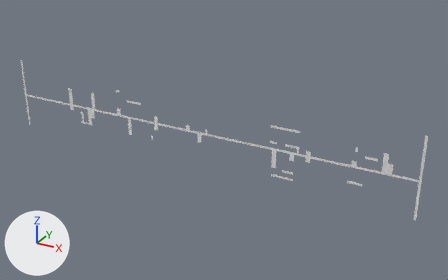
A saved change to the OBJ model Assets/Tiled2Unity/Meshes/Pietro_Medio_2_Mondo2_SenzaParteCentrale.obj.
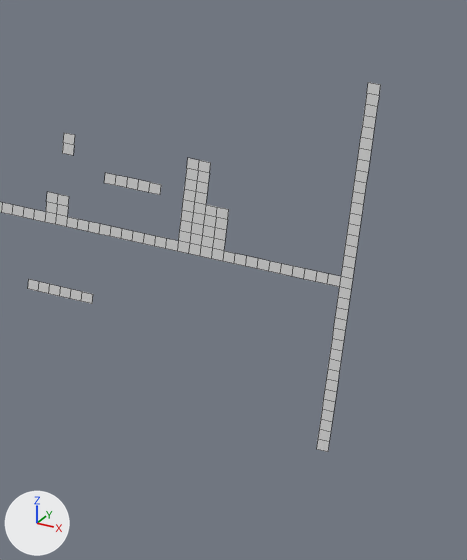
There are two pictures of each version: one whole from a 50 mm lens placed at (17.7, -110.1, 45.2), pointed at (-44.3, 2.7, -11.2), one close up on the part from 76% to 100% of the width and 42% to 88% of the height. Every picture has the same lights, and +X, +Y and +Z are marked at lower left. The close-ups show mesh edges as thin lines. Where no turn or scale is listed for an object, it has been applied to the vertices.

Before the edit, the objects in view are built like this:
```python
me_pietro_medio_2_mondo2_senzapartecentrale = bpy.data.meshes.new('Pietro_Medio_2_Mondo2_SenzaParteCentrale')
me_pietro_medio_2_mondo2_senzapartecentrale.from_pydata(...)  # 950 vertices, 509 faces; spans x -102.4..0.0, y 0.0, z -17.9..0.0
ob_pietro_medio_2_mondo2_senzapartecentrale = bpy.data.objects.new('Pietro_Medio_2_Mondo2_SenzaParteCentrale', me_pietro_medio_2_mondo2_senzapartecentrale)
ob_pietro_medio_2_mondo2_senzapartecentrale.location = (0.0, 0.0, 0.0)
```
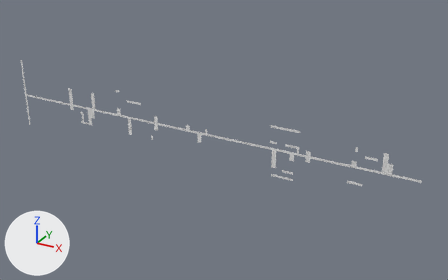
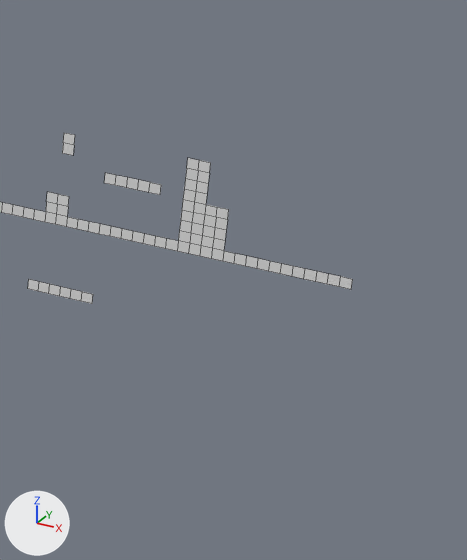
Commit message: Modifiche Pietro_Medio2/Medio3

What differs and where, as boxes [x1, y1, x2, y2] in the close-ups (467 x 560 px):
```json
{"object": "Pietro_Medio_2_Mondo2_SenzaParteCentrale", "change": "reshaped", "before": [0, 82, 381, 452], "after": [0, 133, 353, 304]}
{"part": 1, "of": "me_pietro_medio_2_mondo2_senzapartecentrale", "change": "deleted", "before": [317, 82, 381, 452]}
```

The change, as JSON lines over the scene's bpy script:
```json
{"block": "me_pietro_medio_2_mondo2_senzapartecentrale", "where": "# used by ob_pietro_medio_2_mondo2_senzapartecentrale; location = (0.0, 0.0, 0.0)"}
{"op": "remove", "block": "me_pietro_medio_2_mondo2_senzapartecentrale", "code": "me_pietro_medio_2_mondo2_senzapartecentrale.from_pydata(...)  # 950 vertices, 509 faces; spans x -102.4..0.0, y 0.0, z -17.9..0.0"}
{"op": "add", "block": "me_pietro_medio_2_mondo2_senzapartecentrale", "code": "me_pietro_medio_2_mondo2_senzapartecentrale.from_pydata(...)  # 882 vertices, 475 faces; spans x -102.4..0.0, y 0.0, z -17.9..0.0"}
{"block": "me_pietro_medio_2_mondo2_senzapartecentrale", "change": "me_pietro_medio_2_mondo2_senzapartecentrale part 1"}
{"block": "me_pietro_medio_2_mondo2_senzapartecentrale", "change": "68 vertices are removed from x -0.5..0.0, y 0.0, z -17.9..0.0"}
{"block": "me_pietro_medio_2_mondo2_senzapartecentrale", "change": "34 faces are deleted"}
```
